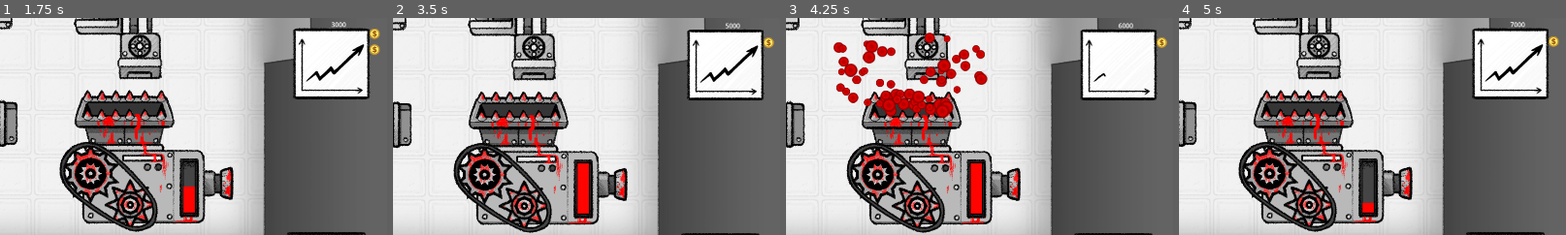
Above: before the commit, frames 1-4 (left to right).
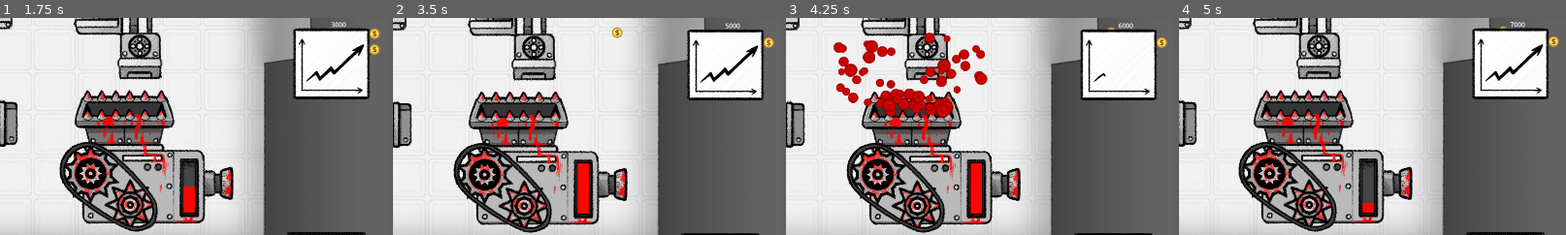
Above: after the commit, the same moments.

Repository: Aeropulu/LaHordeJam
Game: Godot game, scene res://scenes/usine.tscn
The game is run twice, just before and just after one commit, with the same random seed, the same clock (stepped at 60 frames per second) and the same inputs. Sound files missing from this copy of the repository are replaced by a short silence.
Inputs (mouse positions are % of the whole screen's width and height, from its top left):
- Up to frame 1 (1.75 s): tap Enter (ui_accept) at 0.5 s; drag from (18, 23) to (44, 23) at 0.52 s; drag from (44, 23) to (18, 23) at 1.27 s
- Up to frame 2 (3.5 s): move the mouse to (68, 24) at 2.02 s; press the mouse at (68, 24) at 2.03 s; hold Left (ui_left) 2.03-2.75 s; release the mouse at (68, 24) at 2.75 s; drag from (69, 57) to (44, 23) at 2.77 s
- Up to frame 3 (4.25 s): drag from (19, 60) to (68, 24) at 3.52 s
- Up to frame 4 (5 s): drag from (44, 59) to (68, 24) at 4.27 s
The pictures show only the part of the screen within x 50-100%, y 24-74%; the shares and areas given below are measured in that part.

Frame 1 is identical in both runs. In frame 2, 0.1% of the frame differs, in the area x 56-60%, y 4-10%; in frame 3, less than 0.1%; in frame 4, less than 0.1%.

Commit message:
updated queue_free()

Diff:
--- a/scenes/vfx/profit_effect.gd
+++ b/scenes/vfx/profit_effect.gd
@@ -12,4 +12,4 @@
 
 
 func _on_animation_player_animation_finished(anim_name):
-	request_ready()
+	queue_free()
--- a/scenes/vfx/profit_effect.tscn
+++ b/scenes/vfx/profit_effect.tscn
@@ -44,7 +44,7 @@
 "times": PackedFloat32Array(0, 0.2, 1.2, 1.6),
 "transitions": PackedFloat32Array(1, 1, 1, 1),
 "update": 0,
-"values": [Color(1, 1, 1, 0), Color(1, 1, 1, 1), Color(1, 1, 1, 1), Color(1, 1, 1, 0)]
+"values": [Color(1, 1, 1, 0), Color(1, 1, 1, 1), Color(1, 1, 1, 1), Color(1, 1, 1, 1)]
 }
 tracks/1/type = "value"
 tracks/1/imported = false
@@ -56,7 +56,7 @@
 "times": PackedFloat32Array(0, 0.8, 1.4, 1.6),
 "transitions": PackedFloat32Array(1, 1, 1, 1),
 "update": 0,
-"values": [Vector2(0, 0), Vector2(0, -64), Vector2(0, -78), Vector2(1500, -78)]
+"values": [Vector2(0, 0), Vector2(0, -64), Vector2(0, -78), Vector2(-1500, -78)]
 }
 
 [sub_resource type="AnimationLibrary" id="AnimationLibrary_2ivrh"]
